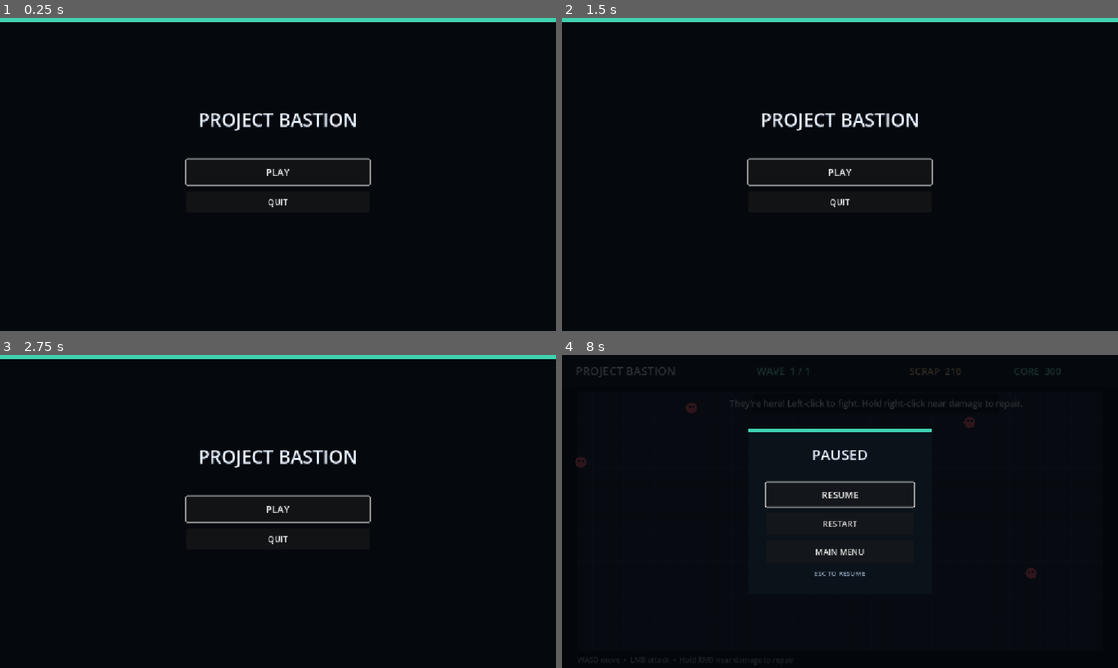
Above: before the commit, frames 1-4 (two rows, left to right).
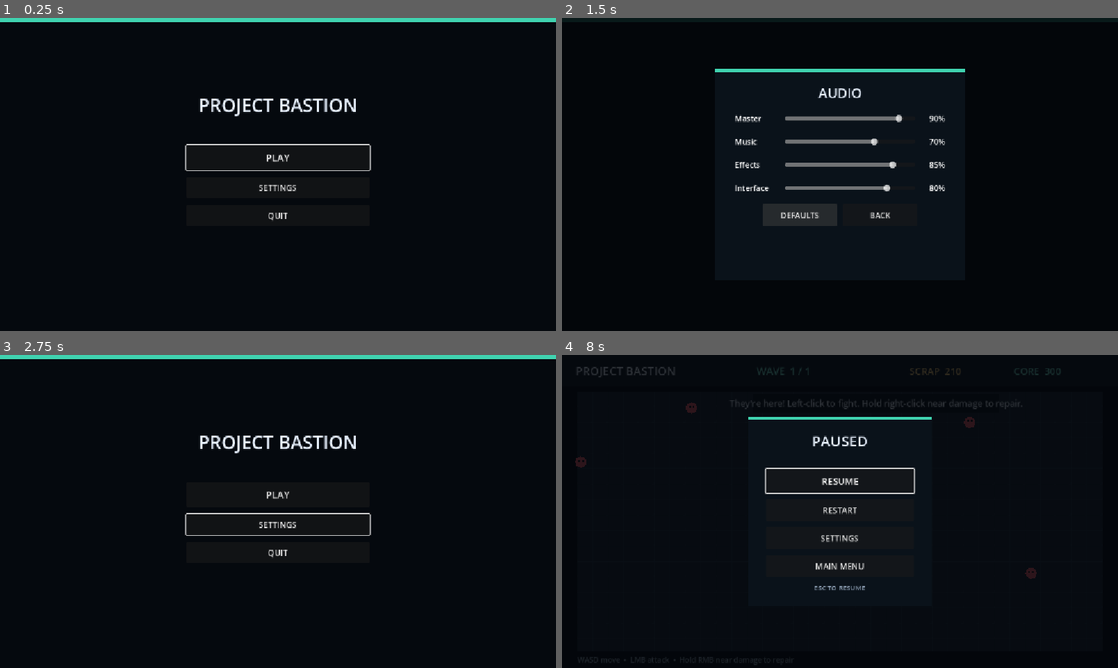
Above: after the commit, the same moments.

Repository: JarredTD/ProjectBastion
Game: Godot game, scene res://scenes/ui/main_menu.tscn
Two runs of this game, one before a commit and one after it. Both use one fixed random seed, a clock stepped at 60 frames per second and the inputs below.
Inputs (mouse positions are in pixels of both pictures, inside the frame that each line leads up to):
- Up to frame 1 (0.25 s): no input
- Up to frame 2 (1.5 s): click (840, 187) at 0.5 s, where only the run after the commit has a clickable "SETTINGS"; click (801, 215) at 1.25 s, where only the run after the commit has a clickable "DEFAULTS"
- Up to frame 3 (2.75 s): click (316, 552) at 2 s, where only the run after the commit has a clickable "BACK"
- Up to frame 4 (8 s): click "PLAY" at 2.75 s; click "START WAVE [SPACE]" at 3.5 s; tap Enter every 0.75 s from 4.25 to 7.25 s; move the mouse to (962, 495) at 4.27 s; hold D (move_right) 4.28-5 s; tap 1 at 4.35 s; click (962, 495) at 4.42 s; tap Space at 4.52, 7.52 s; drag from (728, 527) to (812, 574) at 5.02 s; move the mouse to (895, 442) at 5.77 s; hold D (move_right) 5.78-6.5 s; tap R at 5.85 s; click (895, 442) at 5.92 s; drag from (812, 574) to (673, 464) at 6.52 s; move the mouse to (1006, 558) at 7.27 s; hold A (move_left) from 7.28 s (still down); tap 2 at 7.35 s; click (1006, 558) at 7.42 s; tap Escape (ui_cancel) at 7.9 s

The runs differ from the first frame. In frame 1, 2.3% of the frame differs, in the area x 33-67%, y 25-65%; in frame 2, 5.3%, in the area x 0-100%, y 0-67%; in frame 3, 2.3%; in frame 4, 2.5%.

Commit message:
feat: add audio settings menu

Diff:
--- a/scenes/ui/main_menu.tscn
+++ b/scenes/ui/main_menu.tscn
@@ -1,6 +1,7 @@
-[gd_scene load_steps=2 format=3]
+[gd_scene load_steps=3 format=3]
 
 [ext_resource type="Script" path="res://scripts/ui/main_menu.gd" id="1_menu"]
+[ext_resource type="PackedScene" path="res://scenes/ui/settings_panel.tscn" id="2_settings"]
 
 [node name="MainMenu" type="Control"]
 layout_mode = 3
@@ -38,9 +39,9 @@
 anchor_right = 0.5
 anchor_bottom = 0.5
 offset_left = -190.0
-offset_top = -140.0
+offset_top = -170.0
 offset_right = 190.0
-offset_bottom = 140.0
+offset_bottom = 170.0
 grow_horizontal = 2
 grow_vertical = 2
 theme_override_constants/separation = 14
@@ -64,11 +65,22 @@
 theme_override_font_sizes/font_size = 20
 text = "PLAY"
 
+[node name="SettingsButton" type="Button" parent="Menu"]
+unique_name_in_owner = true
+custom_minimum_size = Vector2(0, 44)
+layout_mode = 2
+theme_override_font_sizes/font_size = 17
+text = "SETTINGS"
+
 [node name="QuitButton" type="Button" parent="Menu"]
 custom_minimum_size = Vector2(0, 44)
 layout_mode = 2
 theme_override_font_sizes/font_size = 17
 text = "QUIT"
 
+[node name="SettingsPanel" parent="." instance=ExtResource("2_settings")]
+
 [connection signal="pressed" from="Menu/PlayButton" to="." method="_on_play_pressed"]
+[connection signal="pressed" from="Menu/SettingsButton" to="." method="_on_settings_pressed"]
 [connection signal="pressed" from="Menu/QuitButton" to="." method="_on_quit_pressed"]
+[connection signal="closed" from="SettingsPanel" to="." method="_on_settings_closed"]
--- a/scenes/ui/pause_menu.tscn
+++ b/scenes/ui/pause_menu.tscn
@@ -1,6 +1,7 @@
-[gd_scene load_steps=2 format=3]
+[gd_scene load_steps=3 format=3]
 
 [ext_resource type="Script" path="res://scripts/ui/pause_menu.gd" id="1_pause"]
+[ext_resource type="PackedScene" path="res://scenes/ui/settings_panel.tscn" id="2_settings"]
 
 [node name="PauseMenu" type="CanvasLayer"]
 process_mode = 3
@@ -33,9 +34,9 @@
 anchor_right = 0.5
 anchor_bottom = 0.5
 offset_left = -190.0
-offset_top = -170.0
+offset_top = -195.0
 offset_right = 190.0
-offset_bottom = 170.0
+offset_bottom = 195.0
 grow_horizontal = 2
 grow_vertical = 2
 color = Color(0.0392157, 0.0705882, 0.101961, 1)
@@ -85,6 +86,13 @@
 theme_override_font_sizes/font_size = 17
 text = "RESTART"
 
+[node name="SettingsButton" type="Button" parent="Overlay/Panel/Menu"]
+unique_name_in_owner = true
+custom_minimum_size = Vector2(0, 46)
+layout_mode = 2
+theme_override_font_sizes/font_size = 17
+text = "SETTINGS"
+
 [node name="MainMenuButton" type="Button" parent="Overlay/Panel/Menu"]
 custom_minimum_size = Vector2(0, 46)
 layout_mode = 2
@@ -98,6 +106,10 @@
 text = "ESC TO RESUME"
 horizontal_alignment = 1
 
+[node name="SettingsPanel" parent="." instance=ExtResource("2_settings")]
+
 [connection signal="pressed" from="Overlay/Panel/Menu/ResumeButton" to="." method="_on_resume_pressed"]
 [connection signal="pressed" from="Overlay/Panel/Menu/RestartButton" to="." method="_on_restart_pressed"]
+[connection signal="pressed" from="Overlay/Panel/Menu/SettingsButton" to="." method="_on_settings_pressed"]
 [connection signal="pressed" from="Overlay/Panel/Menu/MainMenuButton" to="." method="_on_main_menu_pressed"]
+[connection signal="closed" from="SettingsPanel" to="." method="_on_settings_closed"]
--- /dev/null
+++ b/scenes/ui/settings_panel.tscn
@@ -0,0 +1,181 @@
+[gd_scene load_steps=2 format=3]
+
+[ext_resource type="Script" path="res://scripts/ui/settings_panel.gd" id="1_settings"]
+
+[node name="SettingsPanel" type="Control"]
+process_mode = 3
+layout_mode = 3
+anchors_preset = 15
+anchor_right = 1.0
+anchor_bottom = 1.0
+grow_horizontal = 2
+grow_vertical = 2
+script = ExtResource("1_settings")
+
+[node name="Dimmer" type="ColorRect" parent="."]
+layout_mode = 1
+anchors_preset = 15
+anchor_right = 1.0
+anchor_bottom = 1.0
+grow_horizontal = 2
+grow_vertical = 2
+color = Color(0.0117647, 0.0235294, 0.0392157, 0.9)
+
+[node name="Panel" type="ColorRect" parent="."]
+layout_mode = 1
+anchors_preset = 8
+anchor_left = 0.5
+anchor_top = 0.5
+anchor_right = 0.5
+anchor_bottom = 0.5
+offset_left = -260.0
+offset_top = -218.0
+offset_right = 260.0
+offset_bottom = 218.0
+grow_horizontal = 2
+grow_vertical = 2
+color = Color(0.0392157, 0.0705882, 0.101961, 1)
+
+[node name="Accent" type="ColorRect" parent="Panel"]
+layout_mode = 0
+offset_right = 520.0
+offset_bottom = 6.0
+color = Color(0.25098, 0.827451, 0.690196, 1)
+mouse_filter = 2
+
+[node name="Content" type="VBoxContainer" parent="Panel"]
+layout_mode = 1
+anchors_preset = 15
+anchor_right = 1.0
+anchor_bottom = 1.0
+offset_left = 42.0
+offset_top = 30.0
+offset_right = -42.0
+offset_bottom = -30.0
+grow_horizontal = 2
+grow_vertical = 2
+theme_override_constants/separation = 16
+
+[node name="Title" type="Label" parent="Panel/Content"]
+layout_mode = 2
+theme_override_colors/font_color = Color(0.913725, 0.94902, 1, 1)
+theme_override_font_sizes/font_size = 28
+text = "AUDIO"
+horizontal_alignment = 1
+
+[node name="Volumes" type="GridContainer" parent="Panel/Content"]
+layout_mode = 2
+theme_override_constants/h_separation = 14
+theme_override_constants/v_separation = 14
+columns = 3
+
+[node name="MasterLabel" type="Label" parent="Panel/Content/Volumes"]
+custom_minimum_size = Vector2(90, 34)
+layout_mode = 2
+theme_override_font_sizes/font_size = 16
+text = "Master"
+vertical_alignment = 1
+
+[node name="MasterSlider" type="HSlider" parent="Panel/Content/Volumes"]
+unique_name_in_owner = true
+custom_minimum_size = Vector2(270, 34)
+layout_mode = 2
+max_value = 100.0
+step = 1.0
+value = 90.0
+
+[node name="MasterValue" type="Label" parent="Panel/Content/Volumes"]
+unique_name_in_owner = true
+custom_minimum_size = Vector2(48, 34)
+layout_mode = 2
+text = "90%"
+horizontal_alignment = 2
+vertical_alignment = 1
+
+[node name="MusicLabel" type="Label" parent="Panel/Content/Volumes"]
+custom_minimum_size = Vector2(90, 34)
+layout_mode = 2
+theme_override_font_sizes/font_size = 16
+text = "Music"
+vertical_alignment = 1
+
+[node name="MusicSlider" type="HSlider" parent="Panel/Content/Volumes"]
+unique_name_in_owner = true
+custom_minimum_size = Vector2(270, 34)
+layout_mode = 2
+max_value = 100.0
+step = 1.0
+value = 70.0
+
+[node name="MusicValue" type="Label" parent="Panel/Content/Volumes"]
+unique_name_in_owner = true
+custom_minimum_size = Vector2(48, 34)
+layout_mode = 2
+text = "70%"
+horizontal_alignment = 2
+vertical_alignment = 1
+
+[node name="SfxLabel" type="Label" parent="Panel/Content/Volumes"]
+custom_minimum_size = Vector2(90, 34)
+layout_mode = 2
+theme_override_font_sizes/font_size = 16
+text = "Effects"
+vertical_alignment = 1
+
+[node name="SfxSlider" type="HSlider" parent="Panel/Content/Volumes"]
+unique_name_in_owner = true
+custom_minimum_size = Vector2(270, 34)
+layout_mode = 2
+max_value = 100.0
+step = 1.0
+value = 85.0
+
+[node name="SfxValue" type="Label" parent="Panel/Content/Volumes"]
+unique_name_in_owner = true
+custom_minimum_size = Vector2(48, 34)
+layout_mode = 2
+text = "85%"
+horizontal_alignment = 2
+vertical_alignment = 1
+
+[node name="UiLabel" type="Label" parent="Panel/Content/Volumes"]
+custom_minimum_size = Vector2(90, 34)
+layout_mode = 2
+theme_override_font_sizes/font_size = 16
+text = "Interface"
+vertical_alignment = 1
+
+[node name="UiSlider" type="HSlider" parent="Panel/Content/Volumes"]
+unique_name_in_owner = true
+custom_minimum_size = Vector2(270, 34)
+layout_mode = 2
+max_value = 100.0
+step = 1.0
+value = 80.0
+
+[node name="UiValue" type="Label" parent="Panel/Content/Volumes"]
+unique_name_in_owner = true
+custom_minimum_size = Vector2(48, 34)
+layout_mode = 2
+text = "80%"
+horizontal_alignment = 2
+vertical_alignment = 1
+
+[node name="Buttons" type="HBoxContainer" parent="Panel/Content"]
+layout_mode = 2
+theme_override_constants/separation = 12
+alignment = 1
+
+[node name="DefaultsButton" type="Button" parent="Panel/Content/Buttons"]
+unique_name_in_owner = true
+custom_minimum_size = Vector2(154, 46)
+layout_mode = 2
+theme_override_font_sizes/font_size = 16
+text = "DEFAULTS"
+
+[node name="BackButton" type="Button" parent="Panel/Content/Buttons"]
+unique_name_in_owner = true
+custom_minimum_size = Vector2(154, 46)
+layout_mode = 2
+theme_override_font_sizes/font_size = 16
+text = "BACK"
--- a/scripts/ui/main_menu.gd
+++ b/scripts/ui/main_menu.gd
@@ -3,6 +3,8 @@
 const GAME_SCENE := "res://main.tscn"
 
 @onready var play_button: Button = %PlayButton
+@onready var settings_button: Button = %SettingsButton
+@onready var settings_panel: Control = $SettingsPanel
 
 ## Gives keyboard focus to Play when the menu opens.
 func _ready() -> void:
@@ -13,6 +15,14 @@
 func _on_play_pressed() -> void:
 	get_tree().change_scene_to_file(GAME_SCENE)
 
+## Opens the shared audio settings panel.
+func _on_settings_pressed() -> void:
+	settings_panel.open()
+
+## Returns keyboard focus after closing audio settings.
+func _on_settings_closed() -> void:
+	settings_button.grab_focus()
+
 ## Closes the game.
 func _on_quit_pressed() -> void:
 	get_tree().quit()
--- a/scripts/ui/pause_menu.gd
+++ b/scripts/ui/pause_menu.gd
@@ -5,6 +5,8 @@
 
 @onready var overlay: Control = %Overlay
 @onready var resume_button: Button = %ResumeButton
+@onready var settings_button: Button = %SettingsButton
+@onready var settings_panel: Control = $SettingsPanel
 
 ## Starts hidden so the match receives input normally.
 func _ready() -> void:
@@ -13,7 +15,10 @@
 ## Lets Escape pause and resume even while the rest of the tree is stopped.
 func _unhandled_input(event: InputEvent) -> void:
 	if event.is_action_pressed("ui_cancel"):
-		toggle()
+		if settings_panel.is_open():
+			settings_panel.close()
+		else:
+			toggle()
 		get_viewport().set_input_as_handled()
 
 ## Switches between paused and active play.
@@ -43,6 +48,14 @@
 	close()
 	restart_requested.emit()
 
+## Opens audio settings without leaving the pause screen.
+func _on_settings_pressed() -> void:
+	settings_panel.open()
+
+## Returns keyboard focus to the pause menu after settings close.
+func _on_settings_closed() -> void:
+	settings_button.grab_focus()
+
 ## Unpauses before asking the game to leave the match.
 func _on_main_menu_pressed() -> void:
 	close()
--- /dev/null
+++ b/scripts/ui/settings_panel.gd
@@ -0,0 +1,71 @@
+extends Control
+
+signal closed
+
+const BUS_NAMES: Array[StringName] = [&"Master", &"Music", &"SFX", &"UI"]
+
+@onready var sliders := {
+	&"Master": %MasterSlider,
+	&"Music": %MusicSlider,
+	&"SFX": %SfxSlider,
+	&"UI": %UiSlider,
+}
+@onready var value_labels := {
+	&"Master": %MasterValue,
+	&"Music": %MusicValue,
+	&"SFX": %SfxValue,
+	&"UI": %UiValue,
+}
+@onready var back_button: Button = %BackButton
+
+## Connects every volume row to the same settings API.
+func _ready() -> void:
+	for bus_name in BUS_NAMES:
+		var slider: HSlider = sliders[bus_name]
+		slider.value_changed.connect(_on_volume_changed.bind(bus_name))
+		slider.drag_ended.connect(_on_slider_drag_ended)
+	%DefaultsButton.pressed.connect(_on_defaults_pressed)
+	back_button.pressed.connect(close)
+	sync_from_settings()
+	hide()
+
+## Opens the panel with its controls matching the saved mix.
+func open() -> void:
+	sync_from_settings()
+	show()
+	back_button.grab_focus()
+
+## Saves the current mix and returns to the previous menu.
+func close() -> void:
+	Settings.save_settings()
+	hide()
+	closed.emit()
+
+## Reports whether this panel currently owns the menu interaction.
+func is_open() -> bool:
+	return visible
+
+## Copies saved volumes into the sliders without changing their meaning.
+func sync_from_settings() -> void:
+	for bus_name in BUS_NAMES:
+		var percent := Settings.get_audio_volume(bus_name) * 100.0
+		sliders[bus_name].set_value_no_signal(percent)
+		update_value_label(bus_name, percent)
+
+## Applies slider movement immediately so the player can hear the result.
+func _on_volume_changed(value: float, bus_name: StringName) -> void:
+	Settings.set_audio_volume(bus_name, value / 100.0, false)
+	update_value_label(bus_name, value)
+
+## Persists a slider value after the player finishes dragging it.
+func _on_slider_drag_ended(_value_changed: bool) -> void:
+	Settings.save_settings()
+
+## Restores the shipped mix and refreshes every control.
+func _on_defaults_pressed() -> void:
+	Settings.reset_audio_settings()
+	sync_from_settings()
+
+## Shows a rounded percentage beside one volume slider.
+func update_value_label(bus_name: StringName, value: float) -> void:
+	value_labels[bus_name].text = "%d%%" % roundi(value)
Not shown, added: scripts/ui/settings_panel.gd.uid
